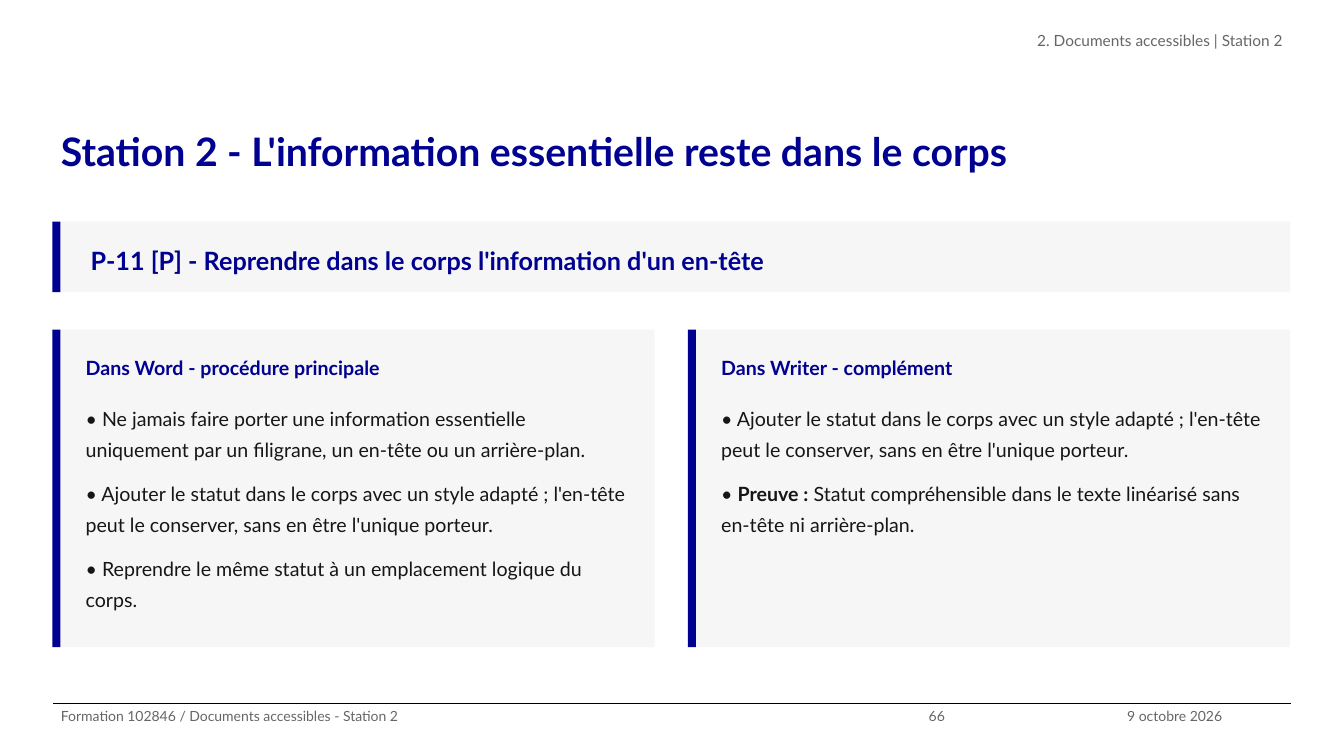
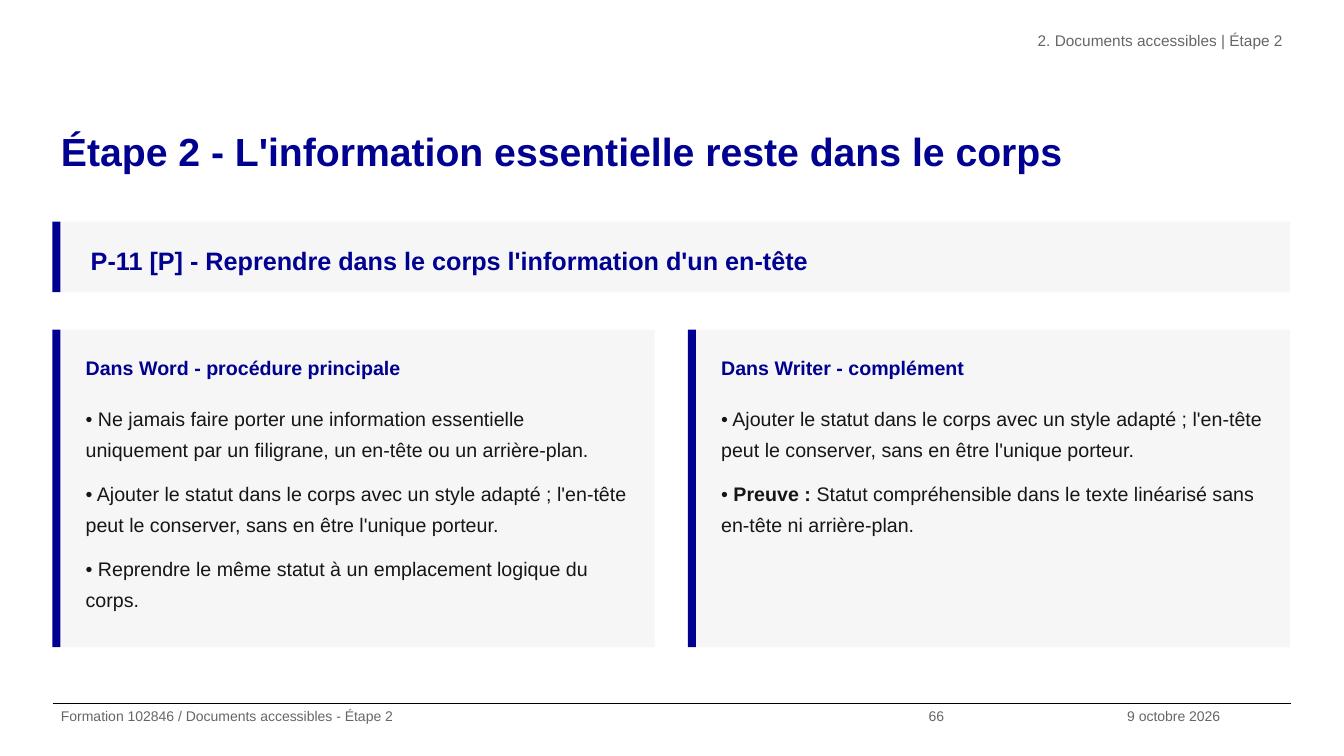
Before and after one commit to alexandra-guiderdoni/usine-fabrication-igpde-102846-ay11, a slide deck: slide 66 of livrables-IGPDE-2026-102846/Livrables-Stagiaires/supports-projections/support-formation-102846-2026-IGPDE.pptx. Drawn at 1344x756 pixels with LibreOffice and Linux fonts; fonts in the diff are those of the drawing; background and template pictures are left out. Boxes give left, top, right and bottom in pixels: in the first picture for what was removed or moved away, otherwise in the second. Text is boxed around its words. In the diff, an @@ line names an element or a change of style, - is before the commit and + after.

Commit message:
feat(tp): harmonisation des étapes et mémos

```diff
--- a/livrables-IGPDE-2026-102846/Livrables-Stagiaires/supports-projections/support-formation-102846-2026-IGPDE.pptx
+++ b/livrables-IGPDE-2026-102846/Livrables-Stagiaires/supports-projections/support-formation-102846-2026-IGPDE.pptx
@@ text at box(1038, 34, 1283, 49): text changed; font Lato to Arial @@
-2. Documents accessibles | Station 2
+2. Documents accessibles | Étape 2
@@ title at box(61, 135, 1063, 174): text changed; font Lato to Arial @@
-Station 2 - L'information essentielle reste dans le corps
+Étape 2 - L'information essentielle reste dans le corps
@@ text at box(61, 710, 393, 724): text changed; font Lato to Arial @@
-Formation 102846 / Documents accessibles - Station 2
+Formation 102846 / Documents accessibles - Étape 2
@@ font Lato to Arial in 7 elements at box(929, 711, 945, 721), box(91, 251, 808, 276), box(86, 360, 401, 379), box(86, 411, 626, 611), box(721, 360, 964, 379), box(721, 411, 1262, 536), box(1127, 711, 1220, 721) @@
```
Also in this commit, not shown: 132 other slides changed, 53 other files.
